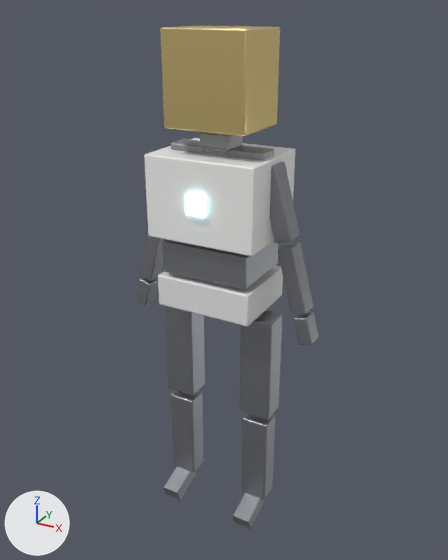
An edit to the glTF model public/models/forms/form-4.glb, drawn before and after from the same camera.
Camera for both pictures: a camera (50 mm lens) standing at (0.742, -1.336, 1.381) and looking at (-0.001, 0.015, 0.705). Arrows for +X, +Y and +Z are at lower left; the lights stay in place. The older version comes first. Vertices at exactly the same position are counted once.
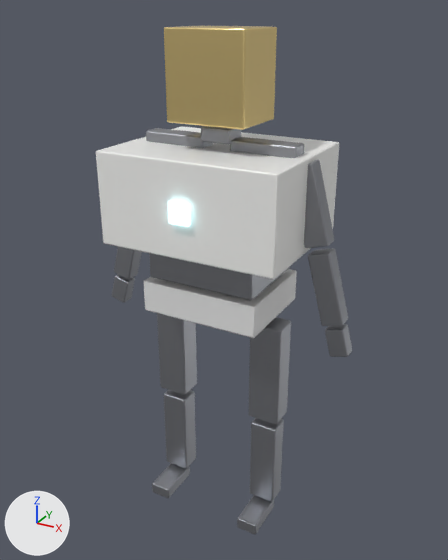
Where the change shows, as pixel boxes (x1, y1, x2, y2) in the pictures (448 x 560 px; the box of a moved part takes in the faces that stretch with it):
'Mesh_2', reshaped (31% wider)
    before: (136, 132, 319, 529)
    after: (112, 126, 352, 534)
'Mesh_0', reshaped (61% wider, 29% taller)
    before: (144, 138, 295, 256)
    after: (96, 126, 339, 279)
'Mesh_3', moved, turned, rescaled
    before: (160, 26, 280, 136)
    after: (164, 26, 277, 130)
'Mesh_4', reshaped (22% wider, 15% taller)
    before: (158, 266, 283, 326)
    after: (144, 269, 297, 338)
'Mesh_1', moved
    before: (185, 193, 206, 218)
    after: (168, 201, 191, 226)
part 3 of me_mesh_2, moved or reshaped
    before: (293, 311, 319, 345)
    after: (325, 324, 352, 357)
part 4 of me_mesh_2, moved or reshaped
    before: (136, 277, 158, 305)
    after: (112, 274, 135, 303)
part 5 of me_mesh_2, moved or reshaped
    before: (200, 132, 243, 150)
    after: (201, 126, 241, 145)
part 6 of me_mesh_2, moved or reshaped
    before: (241, 413, 275, 499)
    after: (250, 418, 284, 501)
part 7 of me_mesh_2, moved or reshaped
    before: (171, 390, 204, 472)
    after: (164, 390, 196, 468)
part 8 of me_mesh_2, moved or reshaped
    before: (240, 310, 282, 419)
    after: (249, 317, 291, 424)
part 9 of me_mesh_2, moved or reshaped
    before: (164, 306, 205, 395)
    after: (157, 313, 197, 394)
part 10 of me_mesh_2, moved or reshaped
    before: (270, 162, 300, 243)
    after: (304, 160, 334, 248)
part 11 of me_mesh_2, moved or reshaped
    before: (139, 232, 313, 314)
    after: (114, 247, 348, 326)
part 12 of me_mesh_2, moved or reshaped
    before: (171, 139, 274, 160)
    after: (146, 128, 304, 158)
part 13 of me_mesh_2, moved or reshaped
    before: (233, 493, 264, 529)
    after: (237, 495, 274, 534)
part 14 of me_mesh_2, moved or reshaped
    before: (163, 467, 196, 500)
    after: (152, 463, 190, 498)

The change, as a diff of the scene's bpy script:
```diff
--- a/public/models/forms/form-4.glb.py
+++ b/public/models/forms/form-4.glb.py
@@ me_mesh_0 @@
-me_mesh_0.from_pydata(...)  # 60 vertices, 116 faces; spans x -0.149..0.148, y -0.119..0.119, z 0.846..1.057
+me_mesh_0.from_pydata(...)  # 60 vertices, 116 faces; spans x -0.238..0.238, y -0.19..0.19, z 0.834..1.069
+# me_mesh_0 part 1: 60 of 60 vertices moved; they spanned x -0.149..0.148, y -0.119..0.119, z 0.846..1.057 and now span x -0.238..0.238, y -0.19..0.19, z 0.834..1.069; mean shift (0.0, 0.0, 0.001)
 me_mesh_0.materials.append(mat_armor)
@@ me_mesh_1 @@
-me_mesh_1.from_pydata(...)  # 12 vertices, 20 faces; spans x -0.025..0.025, y -0.1315..-0.1115, z 0.9267..0.9768
+me_mesh_1.from_pydata(...)  # 12 vertices, 20 faces; spans x -0.025..0.025, y -0.2044..-0.1844, z 0.9268..0.9768
+# me_mesh_1 part 2: the whole mesh is moved by (0.0, -0.0729, 0.0)
 me_mesh_1.materials.append(mat_glow)
@@ me_mesh_2 @@
-me_mesh_2.from_pydata(...)  # 1240 vertices, 2416 faces; spans x -0.275..0.275, y -0.108..0.097, z -0.018..1.104
+me_mesh_2.from_pydata(...)  # 1240 vertices, 2416 faces; spans x -0.368..0.368, y -0.124..0.119, z 0.001..1.117
+# me_mesh_2 part 3: the loose piece of 80 vertices spanning x 0.22..0.275, y -0.024..0.024, z 0.59..0.669 is multiplied about its middle by the matrix ((0.068, -0.966, -0.251), (0.966, 0.0, 0.26), (-0.251, -0.26, 0.932)), then moved by (0.088, 0.0, -0.013)
+# me_mesh_2 part 4: the loose piece of 80 vertices spanning x -0.275..-0.22, y -0.024..0.024, z 0.59..0.669 is multiplied about its middle by the matrix ((0.067, 0.966, 0.251), (-0.966, 0.0, 0.26), (0.251, -0.26, 0.933)), then moved by (-0.088, 0.0, -0.013)
+# me_mesh_2 part 5: the loose piece of 76 vertices spanning x -0.043..0.043, y -0.034..0.034, z 1.068..1.104 is scaled about its middle by (-0.939, -0.938, 1), then moved by (0.0, 0.0, 0.014)
+# me_mesh_2 part 6: the loose piece of 76 vertices spanning x 0.083..0.16, y -0.031..0.031, z 0.046..0.312 is scaled about its middle by (0.978, 0.977, 0.962), then moved by (0.027, 0.0, -0.001)
+# me_mesh_2 part 7: the loose piece of 76 vertices spanning x -0.16..-0.083, y -0.031..0.031, z 0.046..0.312 is scaled about its middle by (0.977, 0.977, 0.962), then moved by (-0.027, 0.0, -0.001)
+# me_mesh_2 part 8: the loose piece of 76 vertices spanning x 0.076..0.167, y -0.036..0.036, z 0.339..0.635 is scaled about its middle by 0.978, then moved by (0.027, 0.0, -0.01)
+# me_mesh_2 part 9: the loose piece of 76 vertices spanning x -0.167..-0.076, y -0.036..0.036, z 0.339..0.635 is scaled about its middle by 0.978, then moved by (-0.027, 0.0, -0.01)
+# me_mesh_2 part 10: the loose piece of 80 vertices spanning x 0.116..0.206, y -0.028..0.028, z 0.855..1.044 is multiplied about its middle by the matrix ((0.072, -1.033, -0.269), (1.033, 0.0, 0.278), (-0.269, -0.278, 0.998)), then moved by (0.083, 0.0, 0.007)
+# me_mesh_2 part 11: 220 of 1240 vertices moved; they spanned x -0.254..0.254, y -0.097..0.097, z 0.672..0.848 and now span x -0.349..0.349, y -0.119..0.119, z 0.658..0.85; mean shift (0.0, 0.0, -0.009); largest move (0.12, -0.096, 0.829) -> (-0.147, 0.118, 0.816)
+# me_mesh_2 part 12: 160 of 1240 vertices moved; they spanned x -0.129..0.129, y -0.03..0.03, z 1.022..1.071 and now span x -0.207..0.207, y -0.026..0.026, z 1.028..1.092; mean shift (0.0, 0.0, 0.013); largest move (-0.127, -0.029, 1.023) -> (-0.205, -0.025, 1.091)
+# me_mesh_2 part 13: 80 of 1240 vertices moved; they spanned x 0.095..0.148, y -0.108..0.001, z -0.018..0.051 and now span x 0.118..0.179, y -0.124..0.003, z 0.001..0.036; mean shift (0.027, 0.007, 0.012); largest move (0.145, 0.001, 0.011) -> (0.175, -0.123, 0.002)
+# me_mesh_2 part 14: 80 of 1240 vertices moved; they spanned x -0.149..-0.094, y -0.108..0.001, z -0.018..0.051 and now span x -0.179..-0.118, y -0.124..0.003, z 0.001..0.036; mean shift (-0.027, 0.007, 0.012); largest move (-0.145, 0.001, 0.011) -> (-0.175, -0.123, 0.002)
+# other edits to the shape of me_mesh_2 do not show in these pictures
 me_mesh_2.materials.append(mat_metal)
@@ me_mesh_3 @@
-me_mesh_3.from_pydata(...)  # 60 vertices, 116 faces; spans x -0.109..0.109, y -0.088..0.087, z 1.117..1.34
+me_mesh_3.from_pydata(...)  # 60 vertices, 116 faces; spans x -0.103..0.103, y -0.083..0.083, z 1.13..1.34
+# me_mesh_3 part 15: the whole mesh is turned -180 degrees about the z axis through its middle and scaled by 0.943, then moved by (0.0, 0.0, 0.007)
 me_mesh_3.materials.append(mat_trim)
@@ me_mesh_4 @@
-me_mesh_4.from_pydata(...)  # 60 vertices, 116 faces; spans x -0.134..0.134, y -0.107..0.107, z 0.652..0.738
+me_mesh_4.from_pydata(...)  # 60 vertices, 116 faces; spans x -0.163..0.163, y -0.131..0.131, z 0.638..0.724
+# me_mesh_4 part 16: 60 of 60 vertices moved; they spanned x -0.134..0.134, y -0.107..0.107, z 0.652..0.738 and now span x -0.163..0.163, y -0.131..0.131, z 0.638..0.724; mean shift (0.0, 0.0, -0.014)
 me_mesh_4.materials.append(mat_accent)
```
